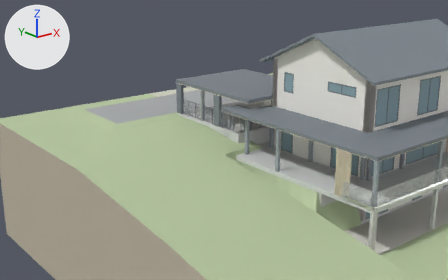
One commit to the glTF model public/models/Schaffernak_Haus_A.glb: the scene before it, then after it.
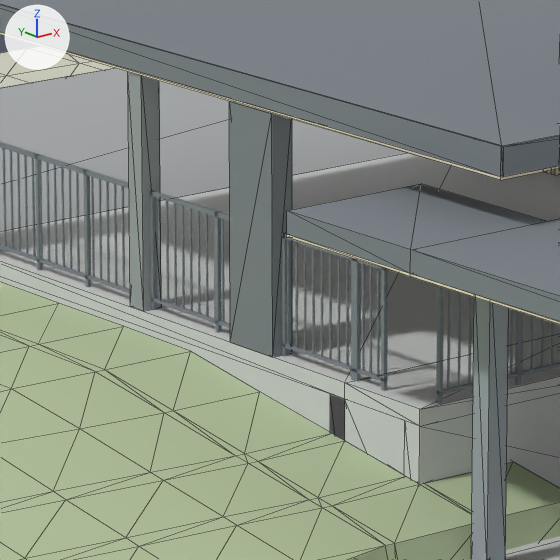
Each version appears first from a 50 mm lens placed at (-26.97, -20.86, 12.68), pointed at (-1.98, 10.39, 0.18), and next in a close-up on the part from 41% to 57% of the width and 29% to 55% of the height. Lighting does not change. The marker at upper left points along +X, +Y and +Z. The older version's two pictures come first. The close-ups show mesh edges as thin lines.

Names of what the first close-up shows: 'Carport_Abgang_Podest', 'Carport_Boden', 'Carport_Dach', 'Carport_Dachrand_Verkl_links', 'Carport_Eckelement_hinten_Balkon', 'Carport_Podest_Mauer_Stirn_schematisch', 'Carport_Stuetzen_-1.9299999999999997_12.8200016021728', 'Entwurf_Dach_Ruecklauf', 'Entwurf_Dach_links', 'Entwurf_Eigenstaendige_Stuetzen_Balkon', 'Foto_Gelaende_Rasen_Boeschung', 'Strasse_parallel_zum_Haus_schematisch' and 72 more.
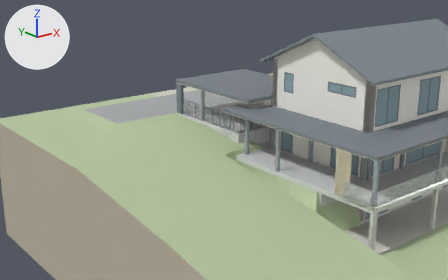
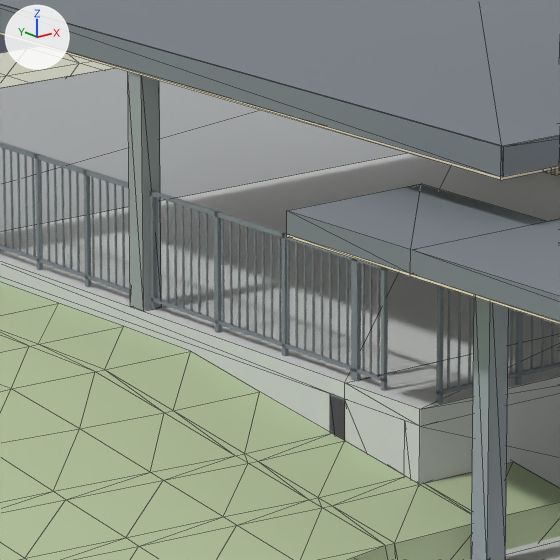
Changed parts and their boxes (x1, y1, x2, y2) in the close-ups (560 x 560 px):
'Carport_Eckelement_hinten_Balkon', no longer drawn
    before: (229, 101, 292, 357)

What the commit changed:
Object 'Carport_Eckelement_hinten_Balkon' (ob_carport_eckelement_hinten_balkon) now shows nothing instead of me_carport_eckelement_hinten_balkon.
